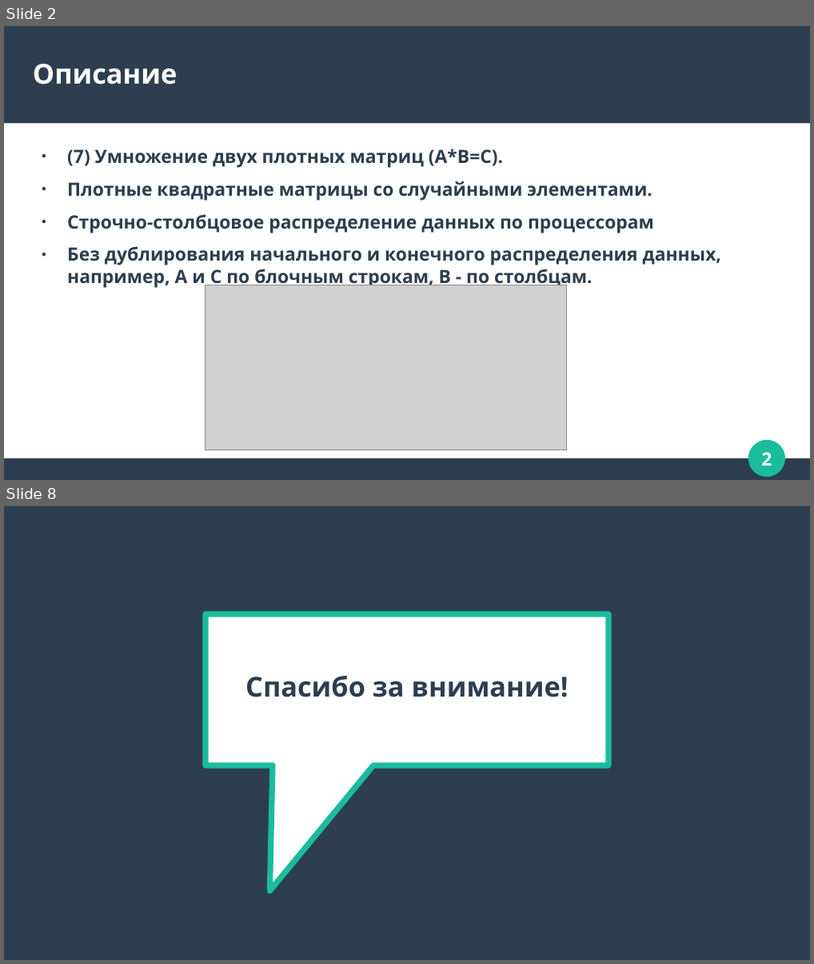
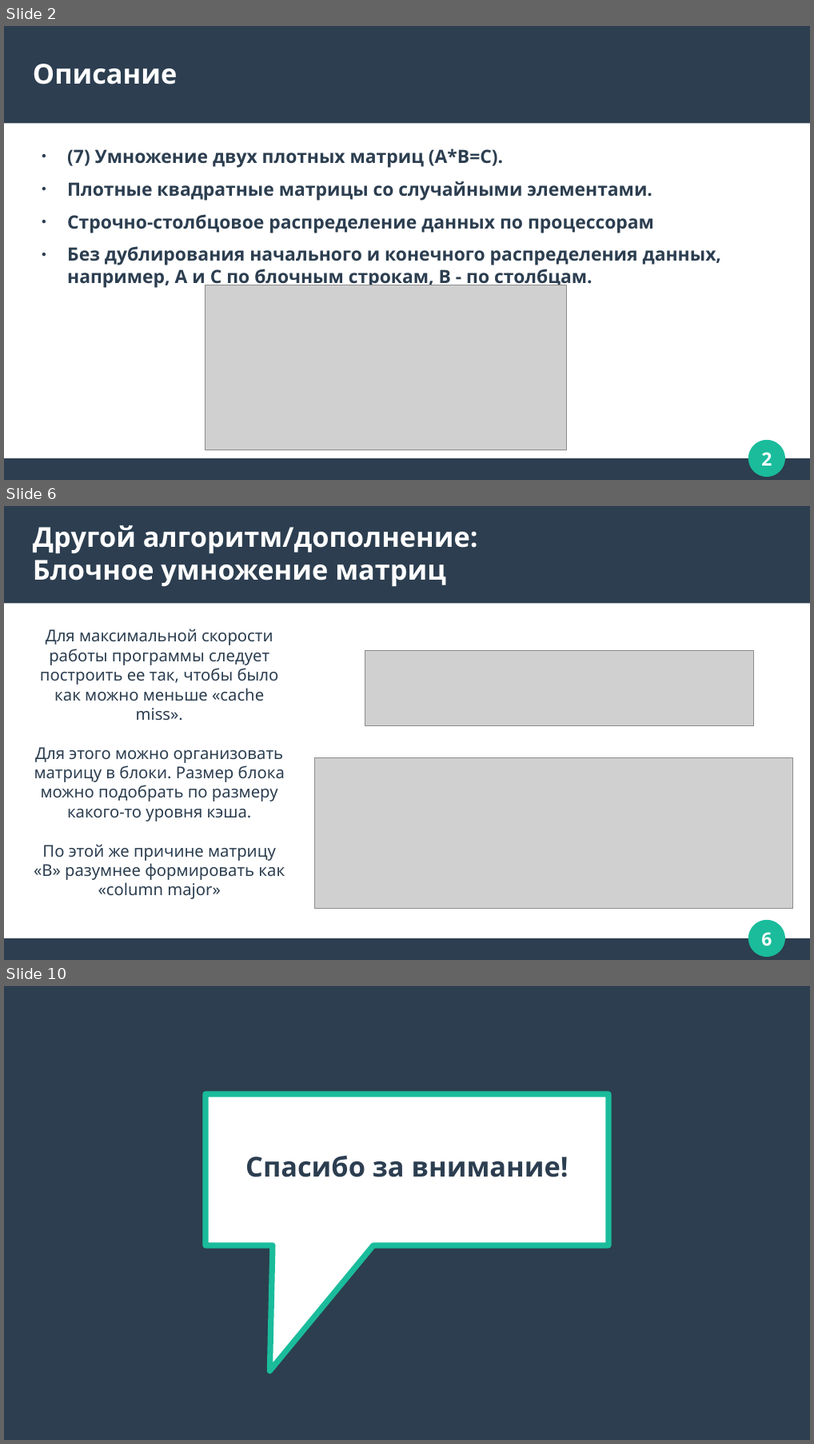
Before and after one commit to ArtKomarov/ParallelMatrixMul, a slide deck: MatrixMul.odp. Shown one above the other, each under a label of ours: slides 2 and 8 before the commit, slides 2, 6 and 10 after it; the slides between them are not shown. The pictures are 814x964 and 814x1444 pixels, drawn with LibreOffice and Linux fonts; fonts in the diff are those of the drawing; grey boxes stand for pictures. Boxes give left, top, right and bottom in pixels: in the first picture for what was removed or moved away, otherwise in the second. Text is boxed around its words. In the diff, an @@ line names an element or a change of style, - is before the commit and + after.

```diff
--- a/MatrixMul.odp
+++ b/MatrixMul.odp
@@ slide 6 added at [4, 506, 810, 960], background #FFFFFF; not listed: 4 template elements that a slide beside it also shows @@
@@ title added at [33, 525, 478, 587], 27 pt, text #FFFFFF, bold @@
+Другой алгоритм/дополнение:
+Блочное умножение матриц
@@ text added at [34, 628, 285, 899], 16 pt, text #2C3E50 @@
+Для максимальной скорости работы программы следует построить ее так, чтобы было как можно меньше «cache miss».
+Для этого можно организовать матрицу в блоки. Размер блока можно подобрать по размеру какого-то уровня кэша.
+По этой же причине матрицу «B» разумнее формировать как «column major»
@@ picture added at [366, 650, 754, 725] @@
@@ picture added at [315, 758, 794, 908] @@
@@ what was slide 8 is now slide 10 @@
```
Also in this commit, not shown: 6 other slides added, 5 slides removed, 3 other files.
